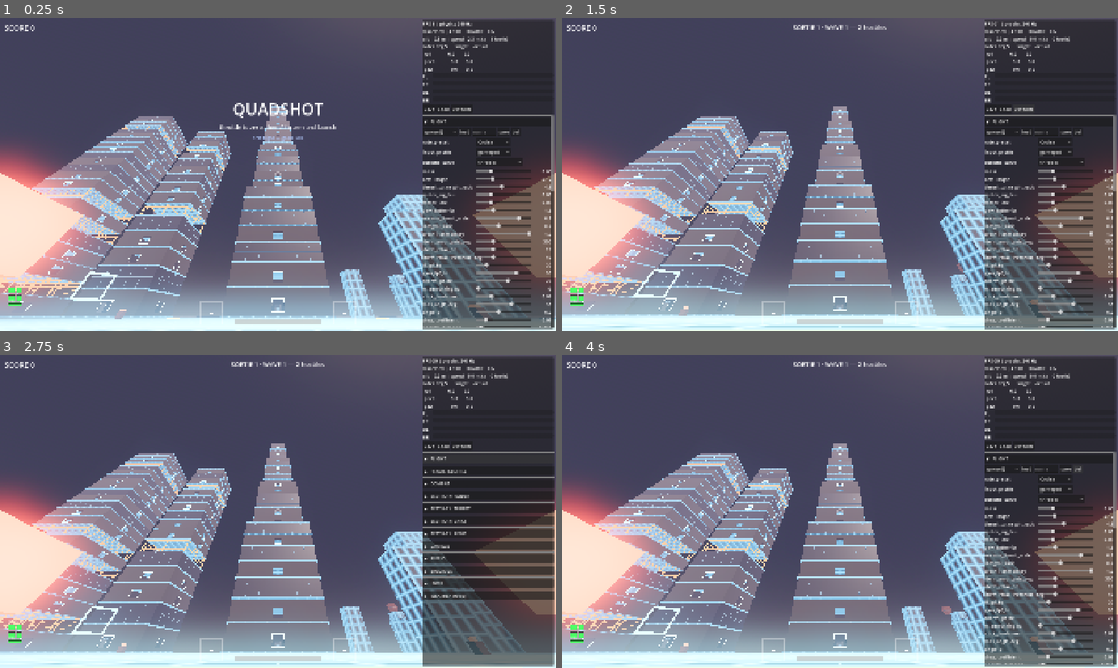
Above: before the commit, frames 1-4 (two rows, left to right).
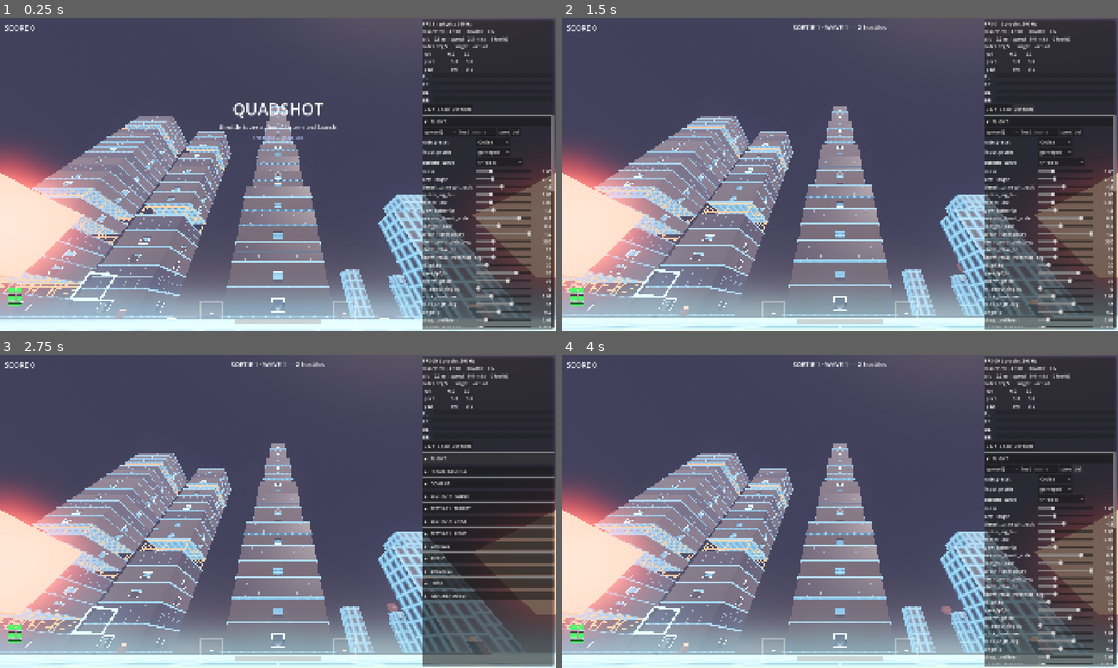
Above: after the commit, the same moments.

Repository: EhudVardi/QuadShot
Game: Godot game, scene res://scenes/dev_map.tscn
Two runs of this game, one before a commit and one after it. Both use one fixed random seed, a clock stepped at 60 frames per second and the inputs below. This scene is started directly instead of the project's main scene.
Inputs:
- Up to frame 1 (0.25 s): no input
- Up to frame 2 (1.5 s): tap Enter (arm_toggle) at 0.5, 0.6 s; hold Right (ui_right) 0.53-1.25 s; click "Defaults" at 1.25 s
- Up to frame 3 (2.75 s): click "▼ FLIGHT" at 2 s
- Up to frame 4 (4 s): click "▶ FLIGHT" at 2.75 s; click "del" at 3.5 s

The runs differ from the first frame. In frame 1, 0.3% of the frame differs, in the area x 0-75%, y 95-97%; in frame 2, 0.6%, in the area x 0-86%, y 95-96%; in frame 3, 0.6%; in frame 4, 0.6%.

Commit message:
B3/B4 v1.53b: a dedicated city map (out of the dev room)
CityLayout gains a dark paved ground under the grid, so the streets read as a
continuous surface, not gaps between towers. New scenes: environment/city.tscn
(clean environment + a large CityLayout, 4x3 -> ~11 buildings) and city_map.tscn
(reuses main's proven wiring with the combat specimens stripped). Fly it with
<exe> --path . scenes/city_map.tscn. Boots clean; feel/scale/FPS for the human.

The proving ground for procgen breadth and the base for interior generation.

Diff:
--- /dev/null
+++ b/scenes/city_map.tscn
@@ -0,0 +1,71 @@
+[gd_scene load_steps=21 format=3]
+
+[ext_resource type="PackedScene" path="res://scenes/environment/city.tscn" id="1_devroom"]
+[ext_resource type="PackedScene" path="res://scenes/drone/drone.tscn" id="2_drone"]
+[ext_resource type="Script" path="res://scripts/main.gd" id="4_main"]
+[ext_resource type="Script" path="res://scripts/chase_camera.gd" id="5_chase"]
+[ext_resource type="PackedScene" path="res://scenes/ui/debug_overlay.tscn" id="6_overlay"]
+[ext_resource type="Resource" path="res://resources/default_combat_config.tres" id="7_ccfg"]
+[ext_resource type="Script" path="res://scripts/combat/projectile_pool.gd" id="8_pool"]
+[ext_resource type="PackedScene" path="res://scenes/ui/hud.tscn" id="9_hud"]
+[ext_resource type="PackedScene" path="res://scenes/combat/target.tscn" id="10_target"]
+[ext_resource type="Script" path="res://scripts/audio/sound_bank.gd" id="11_sfx"]
+[ext_resource type="PackedScene" path="res://scenes/combat/turret.tscn" id="12_turret"]
+[ext_resource type="Script" path="res://scripts/combat/wave_director.gd" id="13_waves"]
+[ext_resource type="Resource" path="res://resources/default_audio_config.tres" id="14_acfg"]
+[ext_resource type="PackedScene" path="res://scenes/combat/exit_gate.tscn" id="15_gate"]
+[ext_resource type="PackedScene" path="res://scenes/ui/draft_screen.tscn" id="16_draft"]
+[ext_resource type="Resource" path="res://resources/default_look_config.tres" id="17_lookcfg"]
+[ext_resource type="Resource" path="res://resources/default_input_bindings.tres" id="18_bind"]
+[ext_resource type="Resource" path="res://resources/default_weather_config.tres" id="19_wthr"]
+[ext_resource type="Resource" path="res://resources/default_damage_config.tres" id="20_dmg"]
+[ext_resource type="Resource" path="res://resources/default_enemy_raider.tres" id="22_eraider"]
+[ext_resource type="Resource" path="res://resources/default_enemy_turret.tres" id="23_eturret"]
+[ext_resource type="Resource" path="res://resources/default_enemy_gnat.tres" id="24_egnat"]
+[ext_resource type="Resource" path="res://resources/default_enemy_aegis.tres" id="26_eaegis"]
+[ext_resource type="PackedScene" path="res://scenes/combat/repair_gate.tscn" id="21_gate"]
+[ext_resource type="PackedScene" path="res://scenes/combat/gnat_swarm.tscn" id="25_swarm"]
+[ext_resource type="PackedScene" path="res://scenes/combat/aegis.tscn" id="27_aegis"]
+
+[node name="Main" type="Node3D"]
+script = ExtResource("4_main")
+combat_config = ExtResource("7_ccfg")
+input_bindings = ExtResource("18_bind")
+
+[node name="CityEnvironment" parent="." instance=ExtResource("1_devroom")]
+
+[node name="Drone" parent="." instance=ExtResource("2_drone")]
+transform = Transform3D(1, 0, 0, 0, 1, 0, 0, 0, 1, 0, 0.8, 0)
+
+[node name="ProjectilePool" type="Node" parent="."]
+script = ExtResource("8_pool")
+
+[node name="SoundBank" type="Node" parent="."]
+script = ExtResource("11_sfx")
+audio_config = ExtResource("14_acfg")
+
+[node name="WaveDirector" type="Node" parent="."]
+script = ExtResource("13_waves")
+combat_config = ExtResource("7_ccfg")
+
+[node name="ExitGate" parent="." instance=ExtResource("15_gate")]
+transform = Transform3D(1, 0, 0, 0, 1, 0, 0, 0, 1, -18, 10, -15)
+
+[node name="ChaseCamera" type="Camera3D" parent="." node_paths=PackedStringArray("target")]
+transform = Transform3D(1, 0, 0, 0, 1, 0, 0, 0, 1, 0, 2, 4)
+script = ExtResource("5_chase")
+target = NodePath("../Drone")
+
+[node name="DebugOverlay" parent="." instance=ExtResource("6_overlay") node_paths=PackedStringArray("drone")]
+drone = NodePath("../Drone")
+combat_config = ExtResource("7_ccfg")
+damage_config = ExtResource("20_dmg")
+audio_config = ExtResource("14_acfg")
+look_config = ExtResource("17_lookcfg")
+input_bindings = ExtResource("18_bind")
+weather_config = ExtResource("19_wthr")
+enemy_configs = Array[Resource]([ExtResource("22_eraider"), ExtResource("23_eturret"), ExtResource("24_egnat"), ExtResource("26_eaegis")])
+
+[node name="Hud" parent="." instance=ExtResource("9_hud")]
+
+[node name="DraftScreen" parent="." instance=ExtResource("16_draft")]
--- /dev/null
+++ b/scenes/environment/city.tscn
@@ -0,0 +1,187 @@
+[gd_scene load_steps=37 format=3]
+
+[ext_resource type="Shader" path="res://resources/checker_ground.gdshader" id="1_checker"]
+[ext_resource type="PackedScene" path="res://scenes/environment/gate.tscn" id="2_gate"]
+[ext_resource type="Script" path="res://scripts/environment/look_controller.gd" id="3_look"]
+[ext_resource type="Resource" path="res://resources/default_look_config.tres" id="4_lookcfg"]
+[ext_resource type="Shader" path="res://resources/neon_structure.gdshader" id="5_struct"]
+[ext_resource type="Script" path="res://scripts/environment/world_building.gd" id="6_wbld"]
+[ext_resource type="Script" path="res://scripts/environment/city_layout.gd" id="7_city"]
+
+[sub_resource type="ShaderMaterial" id="mat_ground"]
+shader = ExtResource("1_checker")
+
+[sub_resource type="PlaneMesh" id="mesh_ground"]
+material = SubResource("mat_ground")
+size = Vector2(500, 500)
+
+[sub_resource type="WorldBoundaryShape3D" id="shape_ground"]
+
+[sub_resource type="StandardMaterial3D" id="mat_pad"]
+albedo_color = Color(0.2, 0.7, 0.35, 1)
+emission_enabled = true
+emission = Color(0.15, 0.85, 0.4, 1)
+emission_energy_multiplier = 1.6
+
+[sub_resource type="BoxMesh" id="mesh_pad"]
+material = SubResource("mat_pad")
+size = Vector3(3, 0.12, 3)
+
+[sub_resource type="BoxShape3D" id="shape_pad"]
+size = Vector3(3, 0.12, 3)
+
+[sub_resource type="ShaderMaterial" id="mat_box"]
+shader = ExtResource("5_struct")
+
+[sub_resource type="BoxMesh" id="mesh_tower_s"]
+material = SubResource("mat_box")
+size = Vector3(5, 10, 5)
+
+[sub_resource type="BoxShape3D" id="shape_tower_s"]
+size = Vector3(5, 10, 5)
+
+[sub_resource type="BoxMesh" id="mesh_tower_m"]
+material = SubResource("mat_box")
+size = Vector3(7, 16, 7)
+
+[sub_resource type="BoxShape3D" id="shape_tower_m"]
+size = Vector3(7, 16, 7)
+
+[sub_resource type="BoxMesh" id="mesh_tower_l"]
+material = SubResource("mat_box")
+size = Vector3(9, 24, 9)
+
+[sub_resource type="BoxShape3D" id="shape_tower_l"]
+size = Vector3(9, 24, 9)
+
+[sub_resource type="BoxMesh" id="mesh_tower_xl"]
+material = SubResource("mat_box")
+size = Vector3(12, 40, 12)
+
+[sub_resource type="BoxShape3D" id="shape_tower_xl"]
+size = Vector3(12, 40, 12)
+
+[sub_resource type="BoxMesh" id="mesh_wall"]
+material = SubResource("mat_box")
+size = Vector3(40, 10, 1.5)
+
+[sub_resource type="BoxShape3D" id="shape_wall"]
+size = Vector3(40, 10, 1.5)
+
+[sub_resource type="StandardMaterial3D" id="mat_pylon"]
+albedo_color = Color(0.9, 0.5, 0.15, 1)
+emission_enabled = true
+emission = Color(1, 0.55, 0.1, 1)
+emission_energy_multiplier = 2.0
+
+[sub_resource type="CylinderMesh" id="mesh_pylon"]
+material = SubResource("mat_pylon")
+top_radius = 0.8
+bottom_radius = 0.8
+height = 12.0
+
+[sub_resource type="CylinderShape3D" id="shape_pylon"]
+radius = 0.8
+height = 12.0
+
+[sub_resource type="BoxMesh" id="mesh_platform"]
+material = SubResource("mat_pad")
+size = Vector3(8, 0.5, 8)
+
+[sub_resource type="BoxShape3D" id="shape_platform"]
+size = Vector3(8, 0.5, 8)
+
+[sub_resource type="BoxMesh" id="mesh_tunnel_wall"]
+material = SubResource("mat_box")
+size = Vector3(1.5, 6, 30)
+
+[sub_resource type="BoxShape3D" id="shape_tunnel_wall"]
+size = Vector3(1.5, 6, 30)
+
+[sub_resource type="BoxMesh" id="mesh_tunnel_roof"]
+material = SubResource("mat_box")
+size = Vector3(8, 1.5, 30)
+
+[sub_resource type="BoxShape3D" id="shape_tunnel_roof"]
+size = Vector3(8, 1.5, 30)
+
+[sub_resource type="ProceduralSkyMaterial" id="sky_mat"]
+sky_top_color = Color(0.1, 0.13, 0.22, 1)
+sky_horizon_color = Color(0.5, 0.42, 0.42, 1)
+sky_curve = 0.12
+ground_horizon_color = Color(0.4, 0.34, 0.32, 1)
+ground_bottom_color = Color(0.08, 0.07, 0.09, 1)
+sun_angle_max = 20.0
+sun_curve = 0.08
+
+[sub_resource type="Sky" id="sky"]
+sky_material = SubResource("sky_mat")
+
+[sub_resource type="Environment" id="environment"]
+background_mode = 2
+sky = SubResource("sky")
+ambient_light_source = 3
+tonemap_mode = 4
+tonemap_exposure = 1.0
+ssao_enabled = true
+ssao_radius = 1.2
+ssao_intensity = 2.5
+glow_enabled = true
+glow_blend_mode = 1
+glow_bloom = 0.1
+glow_hdr_threshold = 1.0
+fog_enabled = true
+fog_light_color = Color(0.62, 0.56, 0.66, 1)
+fog_sun_scatter = 0.2
+fog_density = 0.006
+fog_aerial_perspective = 0.6
+fog_sky_affect = 0.4
+adjustment_enabled = true
+adjustment_contrast = 1.08
+adjustment_saturation = 1.12
+
+[node name="CityEnvironment" type="Node3D"]
+
+[node name="WorldEnvironment" type="WorldEnvironment" parent="."]
+environment = SubResource("environment")
+
+[node name="Sun" type="DirectionalLight3D" parent="."]
+transform = Transform3D(0.866025, 0.383022, -0.321394, 0, 0.642788, 0.766044, 0.5, -0.663414, 0.55667, 0, 30, 0)
+light_color = Color(1, 0.9, 0.78, 1)
+light_energy = 1.4
+shadow_enabled = true
+
+[node name="LookController" type="Node" parent="."]
+script = ExtResource("3_look")
+look_config = ExtResource("4_lookcfg")
+
+[node name="Ground" type="StaticBody3D" parent="."]
+
+[node name="Mesh" type="MeshInstance3D" parent="Ground"]
+mesh = SubResource("mesh_ground")
+
+[node name="Collision" type="CollisionShape3D" parent="Ground"]
+shape = SubResource("shape_ground")
+
+[node name="SpawnPad" type="StaticBody3D" parent="."]
+transform = Transform3D(1, 0, 0, 0, 1, 0, 0, 0, 1, 0, 0.06, 0)
+
+[node name="Mesh" type="MeshInstance3D" parent="SpawnPad"]
+mesh = SubResource("mesh_pad")
+
+[node name="Collision" type="CollisionShape3D" parent="SpawnPad"]
+shape = SubResource("shape_pad")
+
+[node name="SpawnPoint" type="Marker3D" parent="."]
+transform = Transform3D(1, 0, 0, 0, 1, 0, 0, 0, 1, 0, 0.8, 0)
+
+[node name="City" type="Node3D" parent="."]
+script = ExtResource("7_city")
+layout_seed = 42
+cols = 4
+rows = 3
+block_size = 32.0
+road_width = 16.0
+front_z = -50.0
+min_floors = 10
+max_floors = 30
--- a/scripts/environment/city_layout.gd
+++ b/scripts/environment/city_layout.gd
@@ -32,6 +32,9 @@
 const ROADLINE_WIDTH: float = 0.5
 ## Minimum gap between a footprint and its block edge (keeps streets clear).
 const BUILDING_MARGIN: float = 4.0
+## Dark paved base under the whole grid — the street surface, so the roads read
+## as a continuous ground, not gaps between towers.
+const ASPHALT_COLOR: Color = Color(0.035, 0.04, 0.05)
 
 
 func _ready() -> void:
@@ -39,6 +42,7 @@
 	rng.seed = layout_seed
 	var pitch: float = block_size + road_width
 	var col0_x: float = -(cols - 1) * 0.5 * pitch
+	_build_ground(pitch)
 	_build_roads(pitch, col0_x)
 	for r: int in rows:
 		for c: int in cols:
@@ -95,3 +99,21 @@
 	line.mesh = box
 	line.position = at
 	add_child(line)
+
+
+## A dark paved slab under the whole grid (plus a small margin) — the road
+## surface the streets and blocks sit on, so the city reads as ground, not gaps.
+func _build_ground(pitch: float) -> void:
+	var mat := StandardMaterial3D.new()
+	mat.albedo_color = ASPHALT_COLOR
+	mat.roughness = 0.95
+	var w: float = cols * pitch + road_width
+	var d: float = rows * pitch + road_width
+	var mid_z: float = front_z - (rows - 1) * 0.5 * pitch
+	var ground := MeshInstance3D.new()
+	var plane := PlaneMesh.new()
+	plane.size = Vector2(w, d)
+	plane.material = mat
+	ground.mesh = plane
+	ground.position = Vector3(0.0, 0.02, mid_z)
+	add_child(ground)
Not shown, changed: CLAUDE.md
